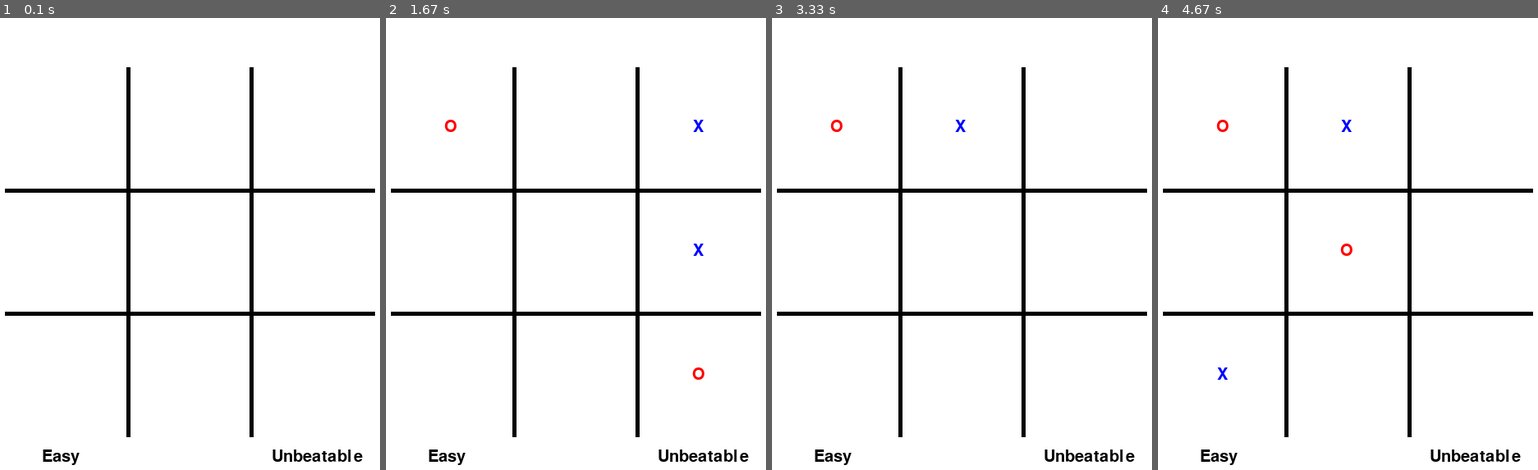
Above: before the commit, frames 1-4 (left to right).
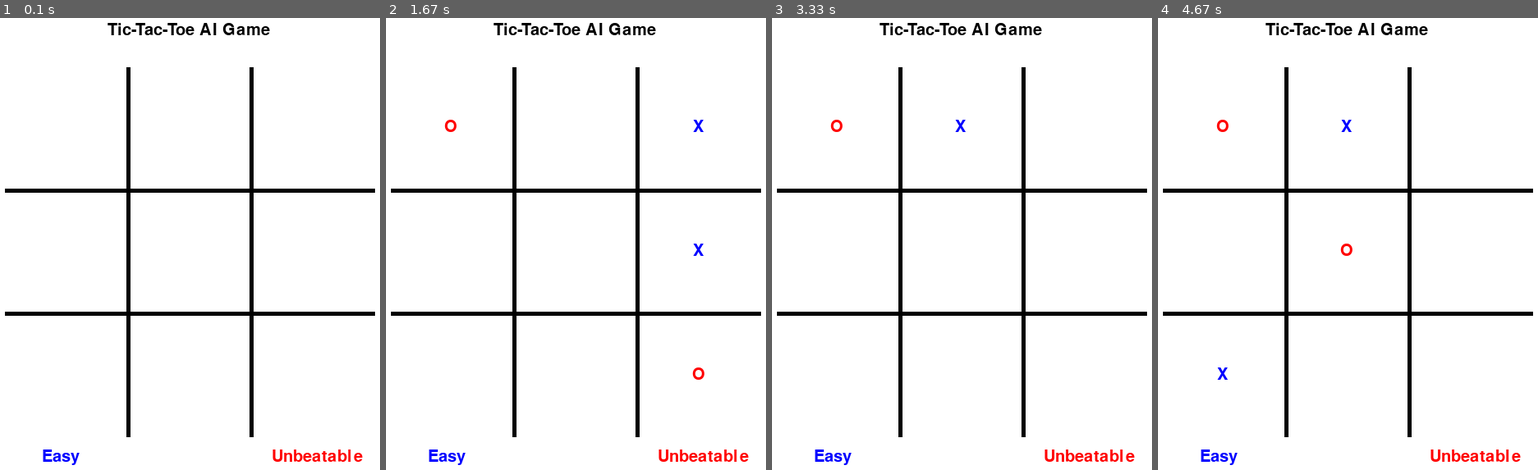
Above: after the commit, the same moments.

Repository: sairaja9/Tic-Tac-Toe-AI
Game: pygame game, started from OtherTicTacToe.py
The game is run twice, just before and just after one commit, with the same random seed, the same clock (stepped at 60 frames per second) and the same inputs.
Inputs (mouse positions are in pixels of both pictures, inside the frame that each line leads up to):
- Up to frame 1 (0.1 s): no input
- Up to frame 2 (1.67 s): press the mouse at (446, 456) at 0.37 s; move the mouse to (564, 280) at 0.47 s; release the mouse at (686, 99) at 0.6 s; press the mouse at (697, 375) at 0.7 s; move the mouse to (709, 329) at 0.8 s; release the mouse at (716, 289) at 0.93 s; move the mouse to (610, 135) at 1.17 s; click (610, 135) at 1.42 s
- Up to frame 3 (3.33 s): click (1087, 456) at 2.58 s; move the mouse to (836, 375) at 2.97 s; press the mouse at (836, 375) at 3 s; move the mouse to (924, 239) at 3.1 s; release the mouse at (1015, 108) at 3.23 s
- Up to frame 4 (4.67 s): press the mouse at (1218, 456) at 3.8 s; move the mouse to (1207, 447) at 3.9 s; release the mouse at (1196, 433) at 4.03 s; press the mouse at (1348, 375) at 4.5 s; move the mouse to (1336, 397) at 4.6 s

The runs differ from the first frame. In frame 1, 1.0% of the frame differs, in the area x 11-96%, y 1-99%; in frame 2, 1.0%; in frame 3, 1.0%; in frame 4, 1.0%.

Commit message:
latest v3

Diff:
--- a/OtherTicTacToe.py
+++ b/OtherTicTacToe.py
@@ -149,6 +149,7 @@
     pygame.draw.line(DISPLAYSURF, BORDERCOLOR, (75, 375), (525, 375), 5)
     DISPLAYSURF.blit(NEW_SURF, NEW_RECT)
     DISPLAYSURF.blit(NEW_SURF2, NEW_RECT2)
+    DISPLAYSURF.blit(NEW_SURF3, NEW_RECT3)
 
 
 def getLeftTopOfTile(tileX, tileY):
@@ -208,7 +209,7 @@
     return board[step] == BLANK
 
 def main():
-    global FPSCLOCK, DISPLAYSURF, BASICFONT, NEW_SURF, NEW_RECT, NEW_SURF2, NEW_RECT2
+    global FPSCLOCK, DISPLAYSURF, BASICFONT, NEW_SURF, NEW_RECT, NEW_SURF2, NEW_RECT2, NEW_SURF3, NEW_RECT3
     two_player = False #by default false
     pygame.init()
     FPSCLOCK = pygame.time.Clock()
@@ -216,8 +217,9 @@
     pygame.display.set_caption('Unbeatable')
     BASICFONT = pygame.font.Font('freesansbold.ttf', BASICFONTSIZE)
     OTHERFONT = pygame.font.Font('freesansbold.ttf', OTHERFONTSIZE)
-    NEW_SURF, NEW_RECT = makeText('Unbeatable', TEXTCOLOR, TILECOLOR, 400, 540)
-    NEW_SURF2, NEW_RECT2 = makeText('Easy', TEXTCOLOR, TILECOLOR, 120, 540)
+    NEW_SURF, NEW_RECT = makeText('Unbeatable', RED, TILECOLOR, 400, 540)
+    NEW_SURF2, NEW_RECT2 = makeText('Easy', BLUE, TILECOLOR, 120, 540)
+    NEW_SURF3, NEW_RECT3 = makeText('Tic-Tac-Toe AI Game', TEXTCOLOR, TILECOLOR, 200, 20)
     board = [BLANK] * 9
     game_over = False
     x_turn = True
--- a/SaiTicTacToe.py
+++ b/SaiTicTacToe.py
@@ -43,20 +43,6 @@
 # P - Checks if the previous move resulted in the user winning the game
 # I - board: a 3x3 representation of the board as a nested list
 # R - True if the user now has 3 marks in a row, False if the user does not
-
-#Old code
-	'''
-	for i in range (0,3):
-		if board[i][i + 1] == "X" or	board[i][i + 1] == "O":
-			return True
-		elif board[i + 1][i] == "X" or board[i + 1][i] == "O":
-			return True
-		elif board[i + 1][i - 1] == "X" or board[i + 1][i - 1] == "O":
-			return True
-		elif board[i + 1][i + 1] == "X" or board[i + 1][i + 1] == "O":
-			return True
-	return False
-	'''
 
 def winning_move(board):
 	# Check for horizontals
